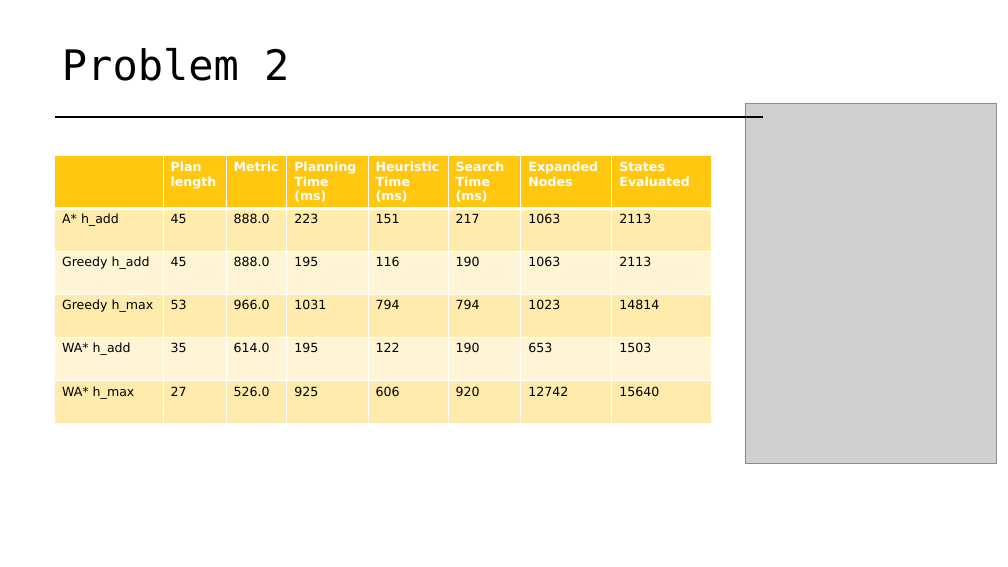
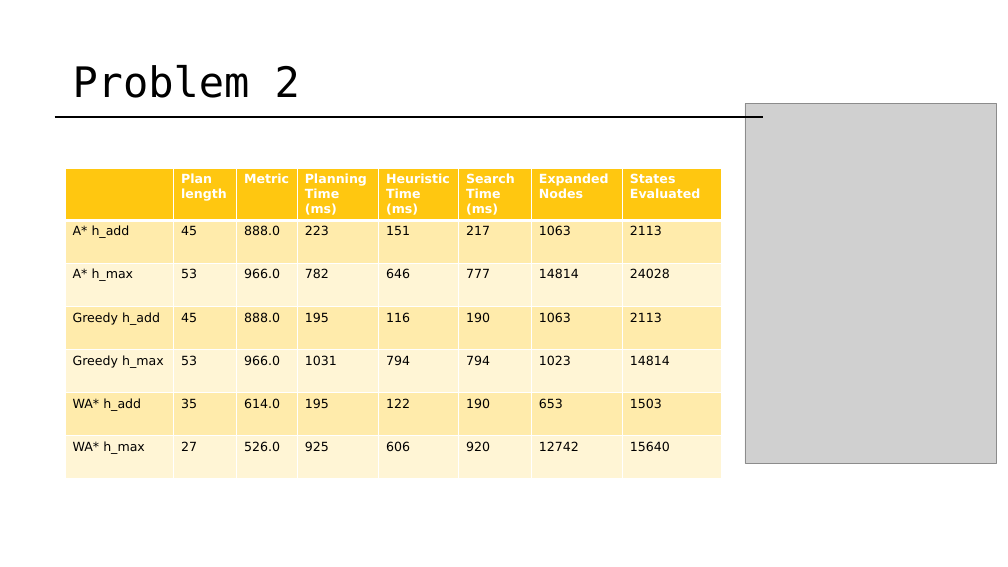
Before and after one commit to serenaragaglia/taxi_planning, a slide deck: slide 9 of documents/planning.pptx. Drawn at 1008x567 pixels with LibreOffice and Linux fonts; fonts in the diff are those of the drawing; grey boxes stand for pictures. Boxes give left, top, right and bottom in pixels: in the first picture for what was removed or moved away, otherwise in the second. Text is boxed around its words. In the diff, an @@ line names an element or a change of style, - is before the commit and + after.

```diff
--- a/documents/planning.pptx
+++ b/documents/planning.pptx
@@ text "Problem 2": place and size @@
-text "Problem 2" at [62, 48, 289, 81]
+text "Problem 2" at [73, 65, 300, 98]
@@ table at [65, 168, 721, 479] @@
+row 3: A* h_max | 53 | 966.0 | 782 | 646 | 777 | 14814 | 24028
@@ table: place and size @@
-table at [54, 156, 711, 424]
+table at [65, 168, 721, 479]
```
Also in this commit, not shown: 4 other slides changed.
